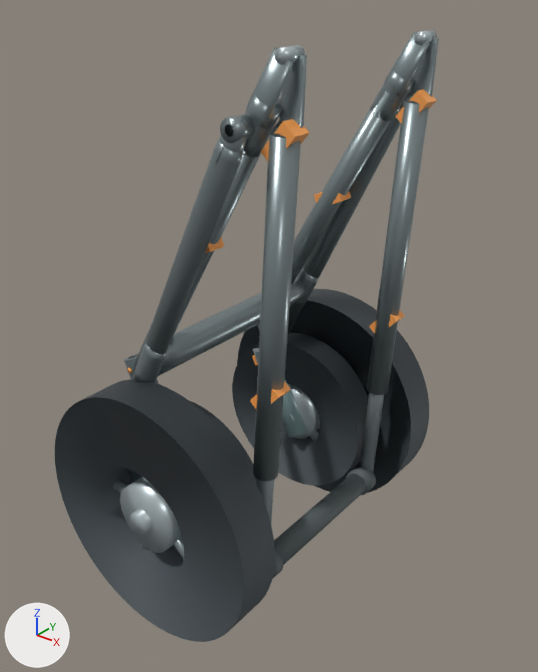
The glTF model models/no_cabin/w380_state3_wheel_L.glb, before and after one commit.
Before and after are seen from a 50 mm camera at (1.488, -0.738, 0.754) aimed at (0.9, -0.003, 0.298). The lights are fixed; the arrows at lower left show +X, +Y and +Z. The picture after the commit comes second. Where no turn or scale is listed for an object, it has been applied to the vertices.

The first picture shows 'FR_tire.013', 'RL_sealed_hub.013', 'RL_tire.013', 'RR_tire.013', 'V46_rear_leg_-1', 'V46_rear_leg_1', 'V46_rearbar', 'main_lower_-1.001', 'main_lower_1.001', 'main_upper_-1.001', 'main_upper_1.001', 'round_handle.012' and 33 more.
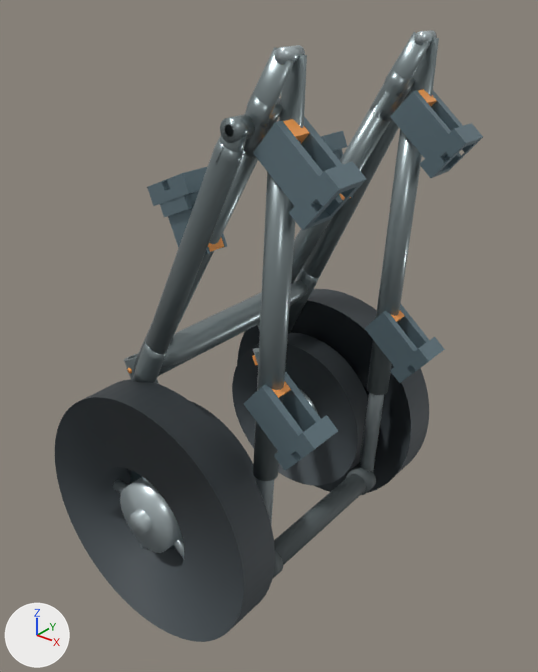
Where the change shows, as pixel boxes [x1, y1, x2, y2] in the pictures (538 x 672 px):
'Universal_Cabin_Receiver_M_-1', added: after [253, 117, 367, 231]
'Universal_Cabin_Receiver_H_-1', added: after [244, 372, 338, 471]
'Universal_Cabin_Receiver_M_1', added: after [391, 90, 483, 178]
'Universal_Cabin_Receiver_H_1', added: after [365, 304, 445, 383]
'Universal_Cabin_Receiver_L_-1', added: after [147, 166, 227, 254]
'Universal_Cabin_Receiver_L_1', added: after [321, 131, 353, 199]

What the commit changed:
Material 'Universal Cabin Receiver' (mat_universal_cabin_receiver) is new.
Its base color is (0.18, 0.26, 0.3) (greyish blue #768b95).
Its metallic is 0.58.
Its roughness is 0.42.
Mesh me_universal_cabin_receiver_m__1 is new.
It has 76 vertices, 156 faces and spans x 1.0034..1.1092, y -0.159..-0.111, z 0.5244..0.6258.
It uses material mat_universal_cabin_receiver (greyish blue #768b95).
Mesh me_universal_cabin_receiver_l__1 is new.
It has 84 vertices, 168 faces and spans x 0.8439..0.9299, y -0.159..-0.111, z 0.4504..0.5571.
It uses material mat_universal_cabin_receiver (greyish blue #768b95).
Mesh me_universal_cabin_receiver_h__1 is new.
It has 76 vertices, 156 faces and spans x 0.9848..1.0906, y -0.159..-0.111, z 0.225..0.3264.
It uses material mat_universal_cabin_receiver (greyish blue #768b95).
Mesh me_universal_cabin_receiver_m_1 is new.
It has 76 vertices, 156 faces and spans x 1.0034..1.1092, y 0.111..0.159, z 0.5244..0.6258.
It uses material mat_universal_cabin_receiver (greyish blue #768b95).
Mesh me_universal_cabin_receiver_l_1 is new.
It has 84 vertices, 168 faces and spans x 0.8439..0.9299, y 0.111..0.159, z 0.4504..0.5571.
It uses material mat_universal_cabin_receiver (greyish blue #768b95).
Mesh me_universal_cabin_receiver_h_1 is new.
It has 76 vertices, 156 faces and spans x 0.9848..1.0906, y 0.111..0.159, z 0.225..0.3264.
It uses material mat_universal_cabin_receiver (greyish blue #768b95).
Object 'Universal_Cabin_Receiver_M_-1' (ob_universal_cabin_receiver_m__1) is new; it shows me_universal_cabin_receiver_m__1.
Its location is (0.0, 0.0, 0.0).
Object 'Universal_Cabin_Receiver_L_-1' (ob_universal_cabin_receiver_l__1) is new; it shows me_universal_cabin_receiver_l__1.
Its location is (0.0, 0.0, 0.0).
Object 'Universal_Cabin_Receiver_H_-1' (ob_universal_cabin_receiver_h__1) is new; it shows me_universal_cabin_receiver_h__1.
Its location is (0.0, 0.0, 0.0).
Object 'Universal_Cabin_Receiver_M_1' (ob_universal_cabin_receiver_m_1) is new; it shows me_universal_cabin_receiver_m_1.
Its location is (0.0, 0.0, 0.0).
Object 'Universal_Cabin_Receiver_L_1' (ob_universal_cabin_receiver_l_1) is new; it shows me_universal_cabin_receiver_l_1.
Its location is (0.0, 0.0, 0.0).
Object 'Universal_Cabin_Receiver_H_1' (ob_universal_cabin_receiver_h_1) is new; it shows me_universal_cabin_receiver_h_1.
Its location is (0.0, 0.0, 0.0).
